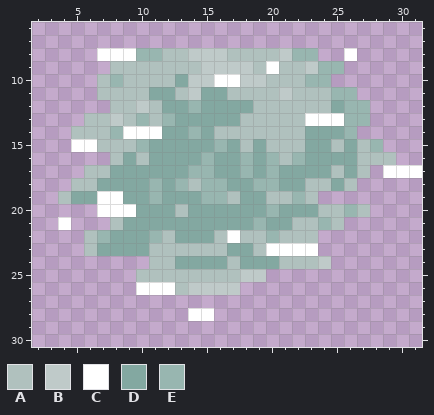
Edited in one commit: pixel-art sprite (floor/processor/images/Panto2019/Finale/Moon_x22_Reflection2.png). Above is the file before it was changed.
The file is 32x32 pixels. Shown: x 2..31, y 6..30.
Palette (. is transparent): A #b0c1be  B #bfcac9  C #ffffff  D #83a8a1  E #98b6b0
Pixels before, first column x 4:
 8 ...CCCEEAABBBAAAABEE..C.....
 9 ....AAAAAAABBBBACAABEE......
10 ...AEAAAADBBCCBBAAAEE.......
11 ...AAAADDABDDAAAABAAAEE.....
12 ....AABADDEDDDDAAAAAADEE....
13 ..AABAEAEDDDDDAAAAACCCEE....
14 .AAAECCCDDEDAAAAAAADDDE.....
15 .CCAAAEDDDDDEDADAAADDADAE...
16 ....ADADDDDEDDEDEAEDDDDAAA..
17 ..AADDDDDDEEDDEDEDDDDADA.CCC
18 .AADDDDEDEAEEDDEEDDAADA.....
19 ADDCCDDEDDDEEADDAAEA........
20 ...CCCDDDADDDDDDEDDDAAEA....
21 C...ADDDDDDDDDDEDDAAEA......
22 ..AEDDDEADDDACAAEAAA........
23 ..ADDDDAAAAAADDACCCC........
24 .......AADDDDADDDAAAB.......
25 ......AAAAAAAABB............
26 ......CCCABBBB..............
27 ............................
28 ..........CC................
And afterwards:
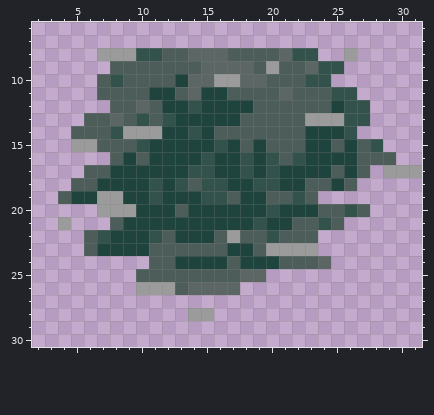
Change:
colour A: #b0c1be -> #4c5d5a
colour B: #bfcac9 -> #5b6665
colour C: #ffffff -> #9b9b9b
colour D: #83a8a1 -> #1f443d
colour E: #98b6b0 -> #34524c
Pixel boxes of the changes (left, top, right, bottom) in both pictures:
changed: (58, 48, 422, 321)
